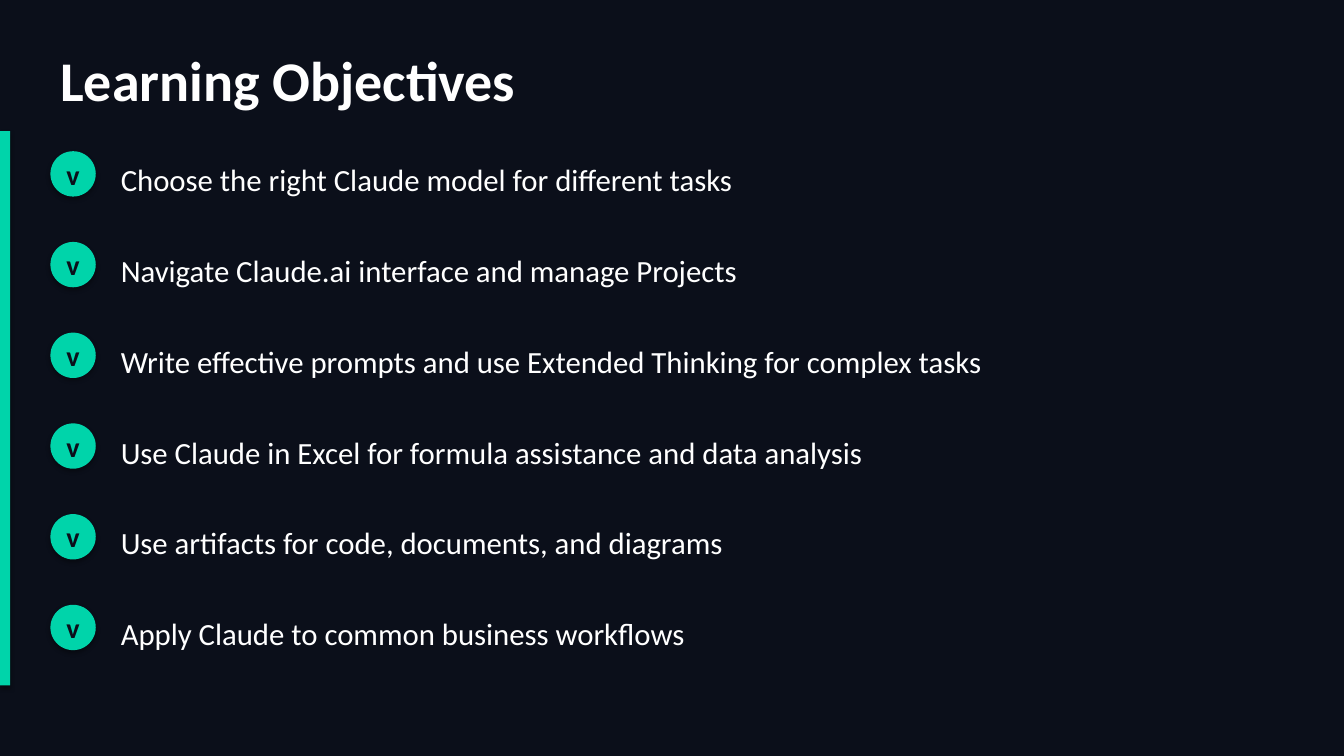
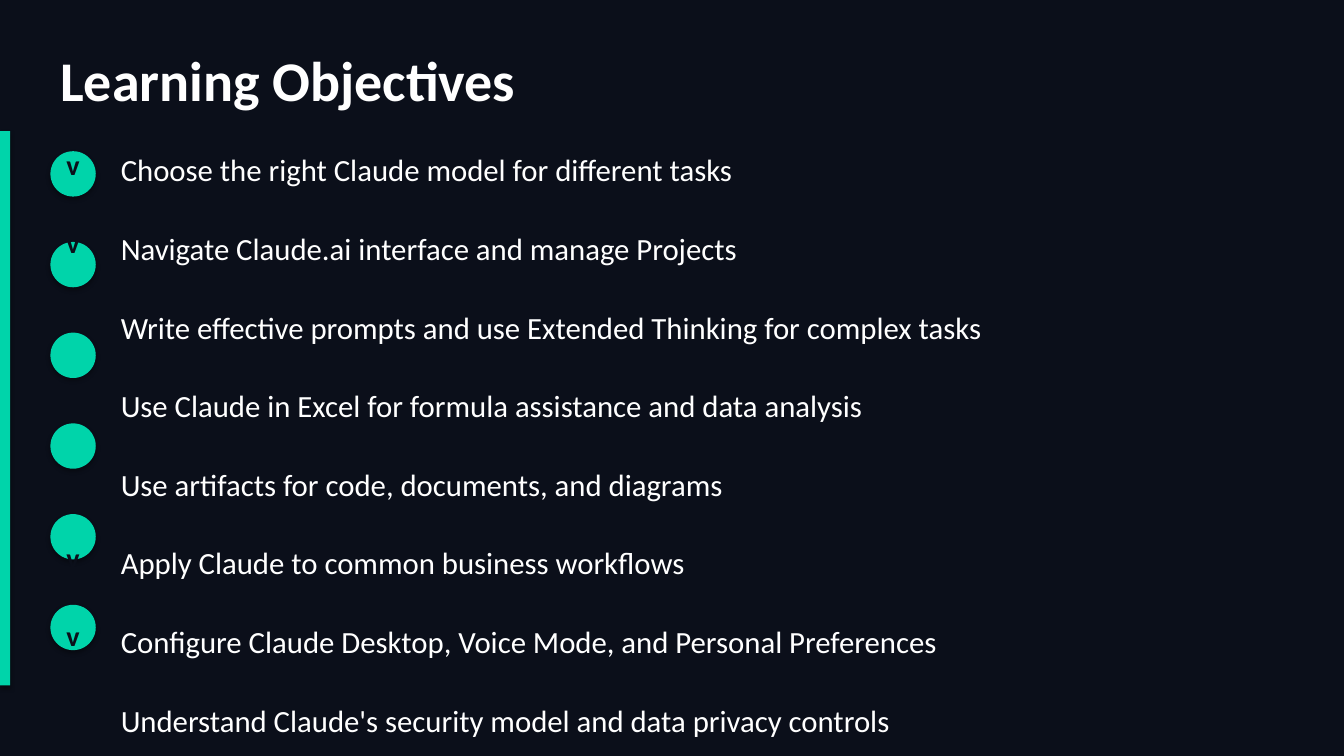
Before and after one commit to scottrhay/AIA-ClaudeCopilot, a slide deck: slide 3 of slides/Day1_Claude_for_Business.pptx. Drawn at 1344x756 pixels with LibreOffice and Linux fonts; fonts in the diff are those of the drawing. Boxes give left, top, right and bottom in pixels: in the first picture for what was removed or moved away, otherwise in the second. Text is boxed around its words. In the diff, an @@ line names an element or a change of style, - is before the commit and + after.

Commit message:
Update Day 1 learning objectives: 6→8 items
Added:
- Configure Claude Desktop, Voice Mode, and Personal Preferences
- Understand Claude's security model and data privacy controls

Tightened spacing (0.90→0.78" per row) to fit 8 items on slide 3

```diff
--- a/slides/Day1_Claude_for_Business.pptx
+++ b/slides/Day1_Claude_for_Business.pptx
@@ text "v" rewrapped from [66,171,79,185] to [66,151,79,175] @@
@@ text "Choose the right Claude model ...": place and size @@
-text "Choose the right Claude model ..." at [121,169,732,197]
+text "Choose the right Claude model ..." at [121,159,732,187]
@@ text "v" rewrapped from [66,261,79,275] to [66,242,79,260] @@
@@ text "Navigate Claude.ai interface and manage ...": place and size @@
-text "Navigate Claude.ai interface and manage ..." at [121,260,736,288]
+text "Navigate Claude.ai interface and manage ..." at [121,238,736,266]
@@ text "v" rewrapped from [66,352,79,366] to [66,332,79,339] @@
@@ text "Write effective prompts and use ...": place and size @@
-text "Write effective prompts and use ..." at [121,351,981,379]
+text "Write effective prompts and use ..." at [121,317,981,345]
@@ text "Use Claude in Excel for ...": place and size @@
-text "Use Claude in Excel for ..." at [121,442,862,469]
+text "Use Claude in Excel for ..." at [121,395,862,422]
@@ text "v" rewrapped from [66,533,79,547] to [66,466,79,469] @@
@@ text "Use artifacts for code, documents, ...": place and size @@
-text "Use artifacts for code, documents, ..." at [121,532,723,560]
+text "Use artifacts for code, documents, ..." at [121,474,723,502]
@@ text "v": place and size @@
-text "v" at [66,443,79,457]
+text "v" at [66,544,79,560]
@@ text "Apply Claude to common business ...": place and size @@
-text "Apply Claude to common business ..." at [121,623,685,650]
+text "Apply Claude to common business ..." at [121,552,685,579]
@@ text "v" rewrapped from [66,624,79,638] to [66,632,79,653] @@
@@ text added at [121,631,936,659], 22 pt, text #FFFFFF @@
+Configure Claude Desktop, Voice Mode, and Personal Preferences
@@ text added at [121,710,890,737], 22 pt, text #FFFFFF @@
+Understand Claude's security model and data privacy controls
```
